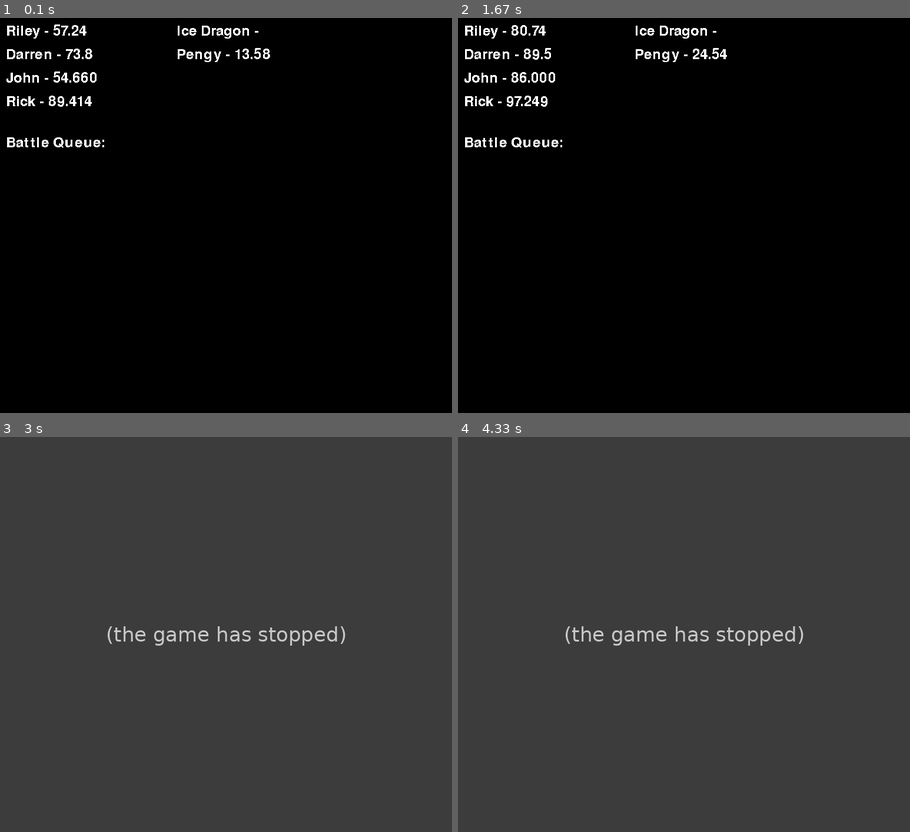
Above: before the commit, frames 1-4 (two rows, left to right).
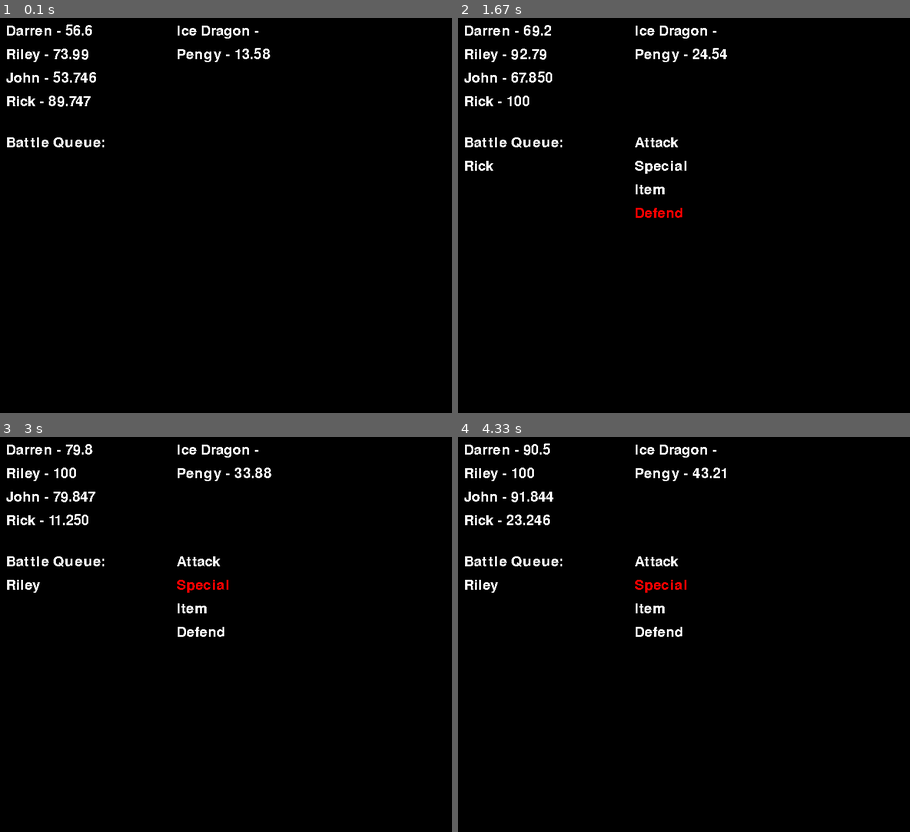
Above: after the commit, the same moments.

Repository: rigratz/PygameRPG
Game: pygame game, started from Main.py
Two runs of this game, one before a commit and one after it. Both use one fixed random seed, a clock stepped at 60 frames per second and the inputs below.
Inputs:
- Up to frame 1 (0.1 s): no input
- Up to frame 2 (1.67 s): hold Down 0.83-1.3 s; hold Up from 1.33 s (still down)
- Up to frame 3 (3 s): release Up at 1.7 s; tap Space at 1.73, 2.13, 2.53, 2.87 s; hold Down 2.07-2.43 s; hold Up 2.47-2.77 s; hold Down from 2.8 s (still down)
- Up to frame 4 (4.33 s): release Down at 3.1 s; hold Up 3.13-3.5 s; tap Space at 3.2, 3.6 s; tap S at 3.28 s; hold Down 3.53-3.9 s

The runs differ from the first frame. In frame 1, 0.5% of the frame differs, in the area x 1-22%, y 1-23%; in frame 2, 1.2%; in frame 3, 100%, in the area x 0-100%, y 0-100%; in frame 4, 100%.
Error before the commit: IndexError: list index out of range (Battle.py line 261); the game stopped at 2.55 s (later frames are placeholders)

Commit message:
Reconfigured BattleEntity inheritance. Also performed some code cleanup.

Diff:
--- /dev/null
+++ b/Action.py
@@ -0,0 +1,18 @@
+class Action(object):
+    """Actions entities can take. Not implemented yet"""
+    def __init__(self):
+        pass
+
+    def activate(self, caster, target):
+        """Method to be overridden by extending classes. Enacts Action"""
+        pass
+
+
+class Attack(Action):
+    """Default attack action"""
+    def __init__(self):
+        super(Attack, self).__init__()
+
+    def activate(self, caster, target):
+        target.hp -= caster.str
+        super(Attack, self).activate(caster, target)
--- a/Battle.py
+++ b/Battle.py
@@ -4,10 +4,10 @@
 
 # Constants for identifying default battle actions
 ATTACK = 0
-MAGIC = 1
+SPECIAL = 1
 ITEM = 2
 DEFEND = 3
-ACTIONS = ['Attack', 'Magic', 'Item', 'Defend']
+ACTIONS = ['Attack', 'Special', 'Item', 'Defend']
 
 # Constants for returning state of Battle
 BATTLE_OVER = 0
@@ -35,15 +35,6 @@
         for p in self.players:
             p.atb = random.randrange(0, 100)
 
-    # def get_players(self):
-    #     return self.players
-    #
-    # def get_enemies(self):
-    #     return self.enemies
-    #
-    # def get_battle_queue(self):
-    #     return self.battleQueue
-
     def progress(self, controls, screen):
         """Main logic controlling the flow of the Battle loop"""
 
@@ -67,7 +58,7 @@
         for p in self.players:
             # Adjust player character's ATB gauge
             p.atb_charge(atbIncrement)
-            if p.ready is False and p.get_atb_charge() == 100:
+            if p.ready is False and p.atb == 100:
                 # Place player character in Battle Queue if ready for action
                 self.battleQueue.enqueue(p)
                 if self.highlightedAction == -1:
@@ -75,7 +66,7 @@
                 p.ready = True
 
             # Display Character info on screen
-            self.display_single_line((p.get_name() + ' - ' + str(p.get_atb_charge())), textX, textY, screen)
+            self.display_single_line((p.name + ' - ' + str(p.atb)), textX, textY, screen)
             textY += 40
 
         textX = 300
@@ -84,7 +75,8 @@
         for e in self.enemyGroup.members:
             # Adjust enemy ATB gauge
             e.atb_charge(atbIncrement)
-            if e.ready:
+            if e.atb == 100:
+                e.ready = True
                 e.battle_script()
                 # Wait for 4 seconds (attack animation)
                 # time.sleep(4)
@@ -120,7 +112,7 @@
                             self.targeting = True
                             self.highlightedAction = 0
                             # player.reset_atb()
-                        elif self.highlightedAction == MAGIC:
+                        elif self.highlightedAction == SPECIAL:
                             self.magicMenu = True
                             self.highlightedAction = 0
                         elif self.highlightedAction == ITEM:
--- /dev/null
+++ b/BattleEntity.py
@@ -0,0 +1,58 @@
+import random
+
+
+class BattleEntity(object):
+    """Representation of an Entity that can participate in battles"""
+
+    def __init__(self, **kwargs):
+        self.name = ''
+        self.level = 1
+        self.xp = 0
+        self.xpToNext = 100
+        self.xpGiven = 0
+        self.job = ""
+        self.atb = 0
+        self.ready = False
+        self.hp = 50
+        self.mp = 25
+        self.str = 10
+        self.mag = 10
+        self.dfn = 10
+        self.mgd = 10
+        self.spd = 10
+        self.techs = []
+        self.friendly = False
+
+        for prop, value in kwargs.items():
+            if hasattr(self, prop):
+                setattr(self, prop, value)
+            else:
+                pass # throw some type of exception
+
+        self.set_atb_start()
+
+    def set_atb_start(self):
+        """Used to randomly assign ATB value at start of battle"""
+        self.atb = random.randrange(0, 100)
+
+    def atb_charge(self, increment):
+        """Used to increment entity's ATB gauge"""
+        if self.atb >= 100:
+            self.atb = 100
+        else:
+            self.atb += self.spd * (increment / 1000)
+
+    def reset_atb(self):
+        """Used to reset entity's ATB gauge to zero after taking action"""
+        self.atb = 0
+        self.ready = False
+
+    def take_action(self, action):
+        """Does something. Not implemented yet"""
+        action.activate()
+        self.reset_atb()
+
+    def level_up(self):
+        """Adjust's entity's stats upon increasing in experience level"""
+        self.level += 1
+        self.xpToNext += (self.level * 100)
--- /dev/null
+++ b/Enemy.py
@@ -0,0 +1,51 @@
+from BattleEntity import BattleEntity
+import random
+
+
+class Enemy(BattleEntity):
+    """Class used to represent enemy creatures who will be battled over the course of the game. Enemies will
+        extend this class to enforce their specific rules, abilities, and AI logic"""
+    def __init__(self, **kwargs):
+        super(Enemy, self).__init__(**kwargs)
+
+    def battle_script(self):
+        """Method to be overridden by extending class. Contains logic determining how enemies act during battle"""
+        self.reset_atb()
+
+
+class Pengy(Enemy):
+    """A penguin-like enemy found in the Snow World"""
+    def __init__(self):
+        self.charged = False
+        abilities = ['Peck', 'Snowball', 'Charge']
+        super(Pengy, self).__init__(name='Pengy', hp=10, str=5, spd=7, techs=abilities)
+
+    def battle_script(self):
+        seed = random.randrange(0,100)
+        damage = self.str
+        if self.charged:
+            damage *= 2
+            self.charged = False
+
+        if 0 <= seed < 25:
+            print('Pengy uses ' + self.techs[0])
+        elif 25 <= seed < 65:
+            print('Pengy uses ' + self.techs[1])
+        else:
+            print('Pengy uses ' + self.techs[2])
+            self.charged = True
+
+        super(Pengy, self).battle_script()
+
+
+class IceDragon(Enemy):
+    """A dragon with ice abilities found in the Snow World"""
+    def __init__(self):
+        super(IceDragon, self).__init__(name='Ice Dragon', hp=30, str=20, spd=3)
+
+    def battle_script(self):
+        if self.hp <= 10:
+            print("Desperation attack from Ice Dragon!")
+        else:
+            print("Ice Dragon whips tail at you!")
+        super(IceDragon, self).battle_script()
--- a/EnemyGroup.py
+++ b/EnemyGroup.py
@@ -1,3 +1,4 @@
+from Enemy import *
 import random
 
 
@@ -16,53 +17,3 @@
             else:
                 self.members.append(IceDragon())
                 self.members.append(Pengy())
-
-
-class Enemy(object):
-    def __init__(self, name, **kwargs):
-        self.name = name
-        self.hp = 10
-        self.atk = 10
-        self.dfn = 10
-        self.spd = 10
-        atbSeed = random.randrange(0, 100)
-        self.atb = atbSeed
-        self.ready = False
-
-        for prop, value in kwargs.items():
-            if hasattr(self, prop):
-                setattr(self, prop, value)
-            else:
-                pass # throw some type of exception
-
-    def atb_charge(self, increment):
-        """Charges enemy's ATB meter based on speed"""
-        if self.atb >= 100:
-            self.atb = 100
-            self.ready = True
-        else:
-            self.atb += self.spd * (increment / 1000)
-
-    def battle_script(self):
-        """Enemy battle script to be overridden by subclasses"""
-        print('No longer ready, reset ATB')
-        self.atb = 0
-        self.ready = False
-
-
-class Pengy(Enemy):
-    def __init__(self):
-        super(Pengy, self).__init__('Pengy', atk=5, spd=7)
-
-    def battle_script(self):
-        print('Pengy strikes!')
-        super(Pengy, self).battle_script()
-
-
-class IceDragon(Enemy):
-    def __init__(self):
-        super(IceDragon, self).__init__('Ice Dragon', hp=30, atk=50, spd=3)
-
-    def battle_script(self):
-        print('Ice Dragon strikes!')
-        super(IceDragon, self).battle_script()
--- a/Entity.py
+++ b/Entity.py
@@ -15,7 +15,7 @@
         pygame.sprite.Sprite.__init__(self)
 
 
-class Enemy(Entity):
+class EnemyOW(Entity):
     def __init__(self, x, y, sprite):
         Entity.__init__(self)
         self.xvel = 0
--- a/GameEngine.py
+++ b/GameEngine.py
@@ -68,7 +68,6 @@
         pygame.display.update()
 
     def battle_loop(self, battle):
-        #print(self.party.getMember(0).getName())
         bg = Surface((32,32))
         bg.convert()
         bg.fill(Color("#000000"))
--- a/Main.py
+++ b/Main.py
@@ -24,7 +24,7 @@
                 game.platforms.append(e)
                 game.entities.add(e)
             if col == "X":
-                n = Enemy(x, y, 0)
+                n = EnemyOW(x, y, 0)
                 game.enemies.append(n)
                 game.entities.add(n)
             if col == "W":
@@ -34,7 +34,6 @@
         y += 32
         x = 0
         game.entities.add(game.player)
-    #----------------------------------------------------------------------
 
     game.start()
 
--- a/Party.py
+++ b/Party.py
@@ -1,3 +1,6 @@
+from BattleEntity import BattleEntity
+
+
 class Party(object):
     """Representation of a party of Characters"""
 
@@ -28,55 +31,48 @@
         else:
             raise StopIteration()
 
-class Character(object):
-    """Representation of a playable character"""
 
-    def __init__(self, name, **kwargs):
-        self.name = name
-        self.atb = 0
-        self.ready = False
-        self.hp = 999
-        self.mp = 99
-        self.str = 10
-        self.mag = 10
-        self.dfn = 10
-        self.mgd = 10
-        self.spd = 10
-        self.techs = self.default_techs()
+class Knight(BattleEntity):
+    """Class representing one of the game's main characters. Specifically, this is for the character who follows
+        the typical Knight trope"""
+    def __init__(self):
+        knightTechs = ['Cover', 'Power Break', 'Magic Break']
+        super(Knight, self).__init__(name='Darren', job='Knight', hp=100, mp=20, str=15, mag=5, dfn=15, mgd=8,
+                                     spd=8, techs=knightTechs, friendly=True)
 
-        for prop, value in kwargs.items():
-            if hasattr(self, prop):
-                setattr(self, prop, value)
-            else:
-                pass # throw some type of exception
 
-    def get_name(self):
-        return self.name
+class Rogue(BattleEntity):
+    """Class representing one of the game's main characters. Specifically, this is for the character who follows
+        the typical Rogue trope"""
+    def __init__(self):
+        rogueTechs = ['Steal', 'Flee', 'Hide']
+        super(Rogue, self).__init__(name='Riley', job='Rogue', hp=75, mp=25, str=9, mag=8, dfn=10, mgd=8,
+                                    spd=12, techs=rogueTechs, friendly=True)
 
-    def atb_charge(self, increment):
-        if self.atb >= 100:
-            self.atb = 100
-        else:
-            self.atb += self.spd * (increment / 1000)
 
-    def get_atb_charge(self):
-        return self.atb
+class Mage(BattleEntity):
+    """Class representing one of the game's main characters. Specifically, this is for the character who follows
+        the typical Mage trope"""
+    def __init__(self):
+        mageTechs = ['Fire', 'Ice', 'Lightning']
+        super(Mage, self).__init__(name='John', job='Mage', hp=50, mp=40, str=4, mag=14, dfn=6, mgd=12,
+                                   spd=9, techs=mageTechs, friendly=True)
 
-    def reset_atb(self):
-        self.atb = 0
-        self.ready = False
 
-    @staticmethod
-    def default_techs():
-        """Return list of default techs for a new Character."""
-        return ['Fire', 'Ice', 'Lightning']
+class Cleric(BattleEntity):
+    """Class representing one of the game's main characters. Specifically, this is for the character who follows
+        the typical Cleric trope"""
+    def __init__(self):
+        clericTechs = ['Heal', 'Revive', 'Barrier']
+        super(Cleric, self).__init__(name='Rick', job='Cleric', hp=50, mp=40, str=4, mag=13, dfn=6, mgd=13,
+                                     spd=9, techs=clericTechs, friendly=True)
 
 
 def default_party():
     """Create default Party."""
     party = Party()
-    party.add_member(Character('Riley', spd=15))
-    party.add_member(Character('Darren'))
-    party.add_member(Character('John', spd=20))
-    party.add_member(Character('Rick', spd=5))
+    party.add_member(Knight())
+    party.add_member(Rogue())
+    party.add_member(Mage())
+    party.add_member(Cleric())
     return party
